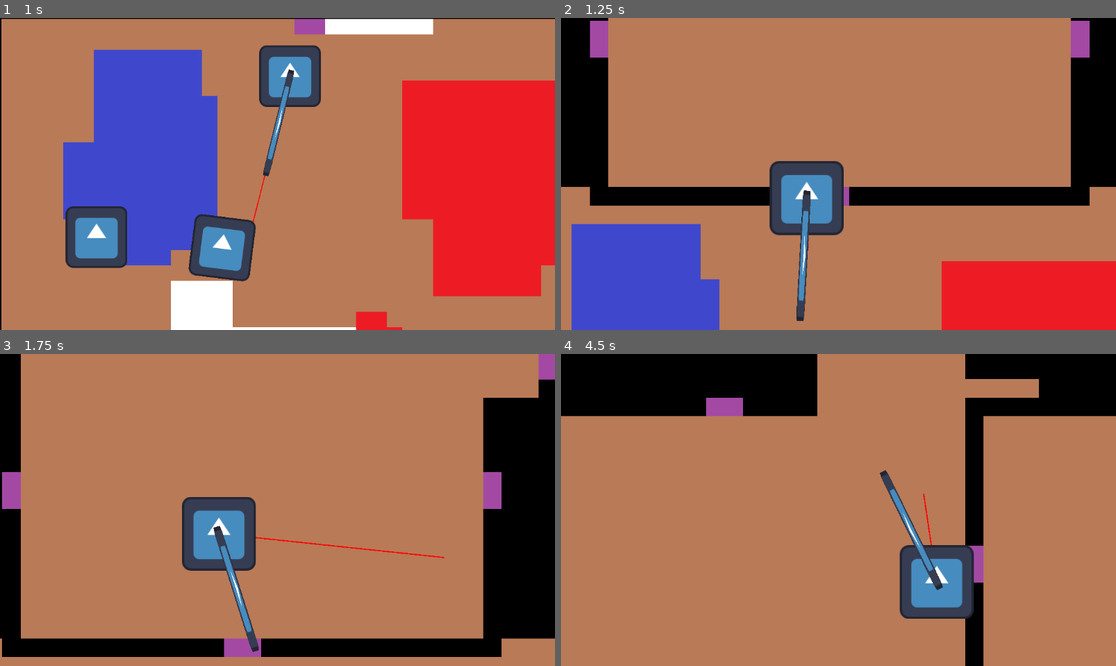
Above: before the commit, frames 1-4 (two rows, left to right).
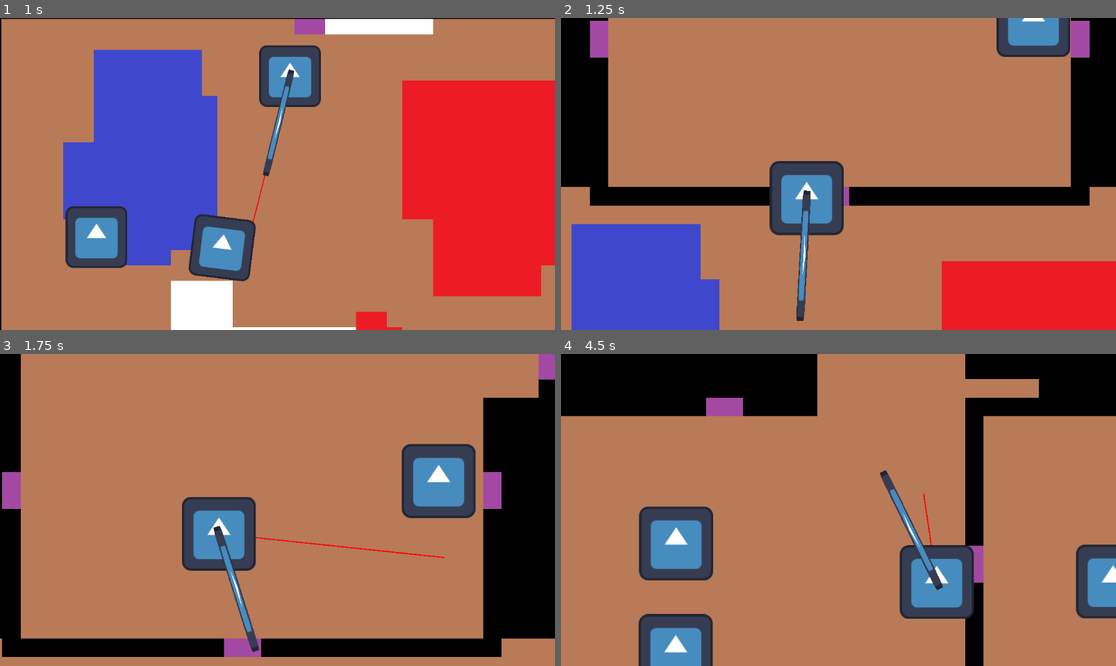
Above: after the commit, the same moments.

Repository: Arthexs/Rising-gamejam
Game: Godot game, scene res://Scenes/Main/main.tscn
Two runs of this game, one before a commit and one after it. Both use one fixed random seed, a clock stepped at 60 frames per second and the inputs below. The engine's default icon, where the game draws it, is replaced by a stand-in: a white triangle on a blue panel in a dark square.
Inputs (mouse positions are in pixels of both pictures, inside the frame that each line leads up to):
- Up to frame 1 (1 s): move the mouse to (249, 236) at 0.52 s; hold W (Up) from 0.53 s (still down)
- Up to frame 2 (1.25 s): keep holding W (Up)
- Up to frame 3 (1.75 s): keep holding W (Up); move the mouse to (444, 556) at 1.27 s
- Up to frame 4 (4.5 s): move the mouse to (672, 463) at 2.02 s; release W (Up) at 2.03 s; hold A (Left) 2.03-3.53 s; move the mouse to (866, 510) at 2.77 s; move the mouse to (755, 432) at 3.52 s; hold S (Down) 3.53-4.28 s; move the mouse to (960, 494) at 4.27 s; hold D (Right) from 4.28 s (still down)

Frame 1 is identical in both runs. In frame 2, 1.6% of the frame differs, in the area x 78-92%, y 0-13%; in frame 3, 3.2%; in frame 4, 7.1%, in the area x 13-100%, y 48-100%.
Error before the commit: Cannot call method 'instantiate' on a null value. (res://Scenes/Map/main_tile_map_layer.gd:87)

Commit message:
fixed small error in mob spawning

Diff:
--- a/Scenes/Main/main.tscn
+++ b/Scenes/Main/main.tscn
@@ -15,6 +15,7 @@
 
 [node name="MainTileMapLayer" parent="." node_paths=PackedStringArray("player") instance=ExtResource("4_5yls4")]
 player = NodePath("../Player")
+mob_scene = ExtResource("5_p6jpk")
 
 [node name="RangedMob" parent="." node_paths=PackedStringArray("player") instance=ExtResource("2_p6jpk")]
 position = Vector2(193, 455)
--- a/Scenes/Map/main_tile_map_layer.gd
+++ b/Scenes/Map/main_tile_map_layer.gd
@@ -86,4 +86,5 @@
 		var pos: Vector2 = (active_room.offset + cell_pos) * Globals.tile_size
 		var mob = mob_scene.instantiate()
 		mob.global_position = pos
+		mob.playerchar = player
 		add_child(mob)
Not shown: 1 places in Scenes/Main/main.tscn that only renumber resources
